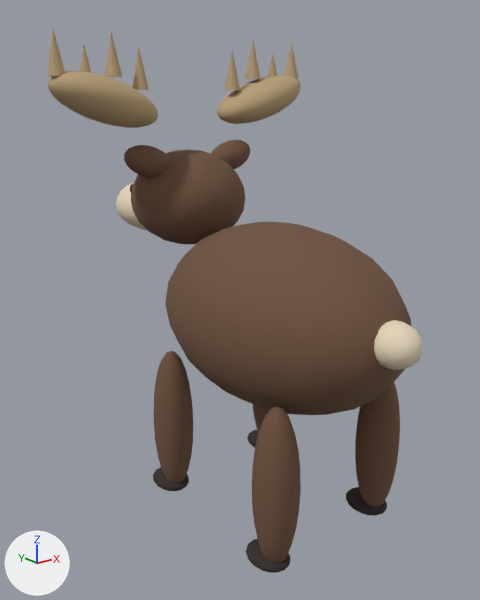
What one commit did to the glTF model public/models/moose.glb.
Camera for both pictures: a 50 mm lens placed at (-3.15, -3.52, 3.22), pointed at (-0.04, 0.36, 1.67). The lights are fixed; the arrows at lower left show +X, +Y and +Z. The first picture is the older version. Both versions are drawn at frame 6 of the action 'walk'; the numbers are the values there.

Objects in the first picture: 'Body', 'LegBLFoot', 'LegBLLimb', 'LegBRLimb', 'LegFLLimb', 'Palm-1', 'Palm1', 'Skull', 'Tail' and 5 more.
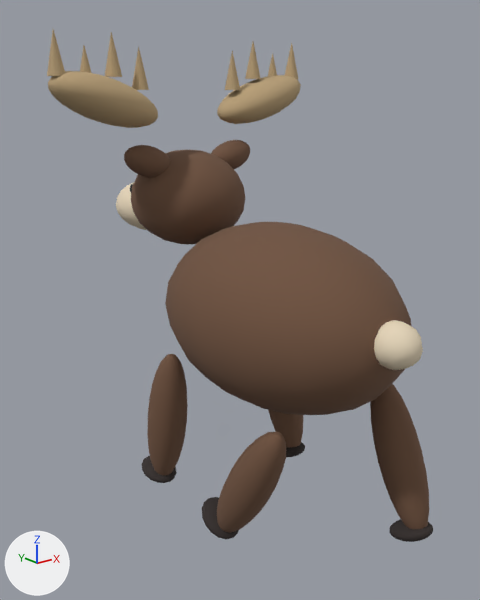
ob_legfl is not drawn itself; it is the parent of ob_legfllimb, ob_legflfoot.
ob_legbl is not drawn itself; it is the parent of ob_legbllimb, ob_legblfoot.
ob_legfr is not drawn itself; it is the parent of ob_legfrlimb, ob_legfrfoot.
ob_legbr is not drawn itself; it is the parent of ob_legbrlimb, ob_legbrfoot.

What differs and where, as boxes (x1, y1, x2, y2) in the pictures (480 x 600 px):
'LegBLLimb', moved, turned
    before: (252, 407, 301, 563)
    after: (217, 432, 286, 533)
'LegBRLimb', moved, turned
    before: (355, 382, 400, 506)
    after: (370, 384, 429, 529)
'LegFLLimb', moved, turned
    before: (154, 351, 193, 483)
    after: (147, 354, 188, 475)
'LegBLFoot', moved, turned
    before: (246, 538, 291, 573)
    after: (202, 497, 239, 539)
'LegBRFoot', moved, turned
    before: (346, 487, 387, 516)
    after: (389, 519, 433, 542)
'LegFRLimb', moved, turned (mostly hidden before)
    before: (253, 404, 270, 434)
    after: (268, 410, 303, 447)
'LegFLFoot', moved, turned
    before: (153, 467, 189, 491)
    after: (142, 456, 177, 483)
'LegFRFoot', moved, turned
    before: (247, 430, 258, 448)
    after: (286, 442, 305, 457)

The change, as a diff of the scene's bpy script:
```diff
--- a/public/models/moose.glb.py
+++ b/public/models/moose.glb.py
@@ ob_legfl @@
 ob_legfl.parent = ob_visual
-ob_legfl.location = (-0.518, 0.626, 1.2)
+ob_legfl.location = (-0.518, 0.632, 1.175)
+ob_legfl.rotation_euler = (0.168, 0.0, 0.0)  # degrees (9.6, 0, 0)
@@ ob_legbl @@
 ob_legbl.parent = ob_visual
-ob_legbl.location = (-0.518, -0.626, 1.2)
+ob_legbl.location = (-0.518, -0.609, 1.017)
+ob_legbl.rotation_euler = (0.52, 0.0, 0.0)  # degrees (30, 0, 0)
@@ ob_legfr @@
 ob_legfr.parent = ob_visual
-ob_legfr.location = (0.518, 0.626, 1.2)
+ob_legfr.location = (0.518, 0.616, 1.234)
+ob_legfr.rotation_euler = (-0.288, 0.0, 0.0)  # degrees (-17, 0, 0)
@@ ob_legbr @@
 ob_legbr.parent = ob_visual
-ob_legbr.location = (0.518, -0.626, 1.2)
+ob_legbr.location = (0.518, -0.64, 1.128)
+ob_legbr.rotation_euler = (-0.392, 0.0, 0.0)  # degrees (-22, 0, 0)
```
